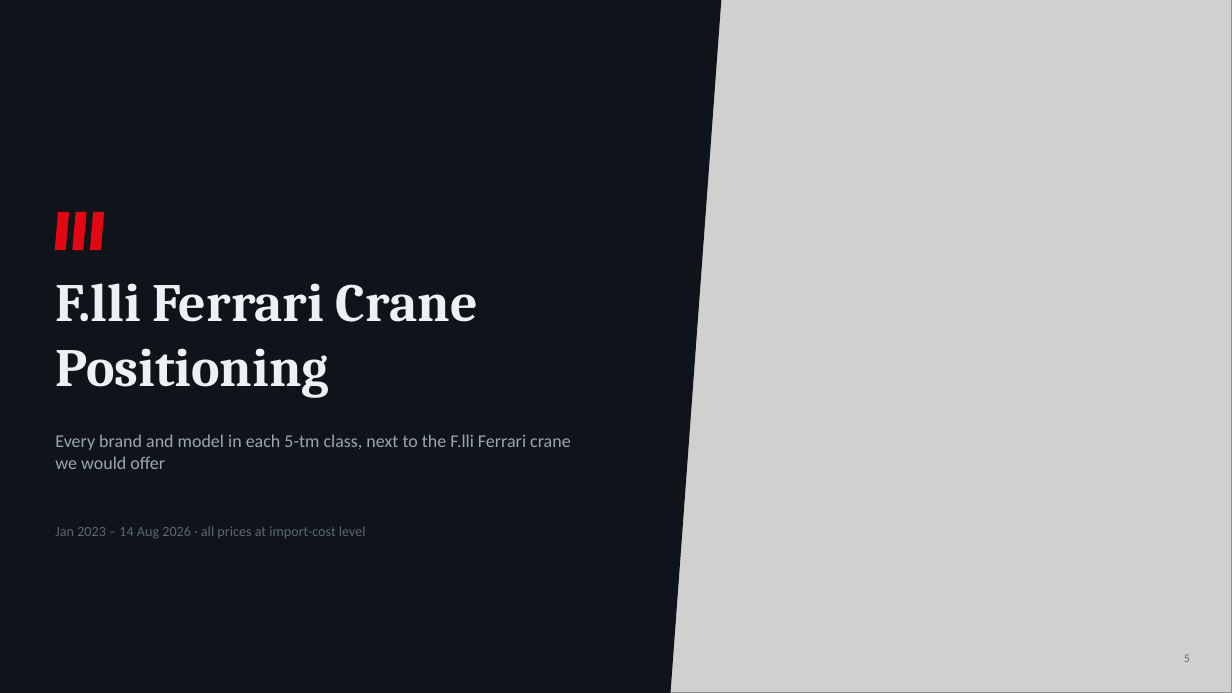
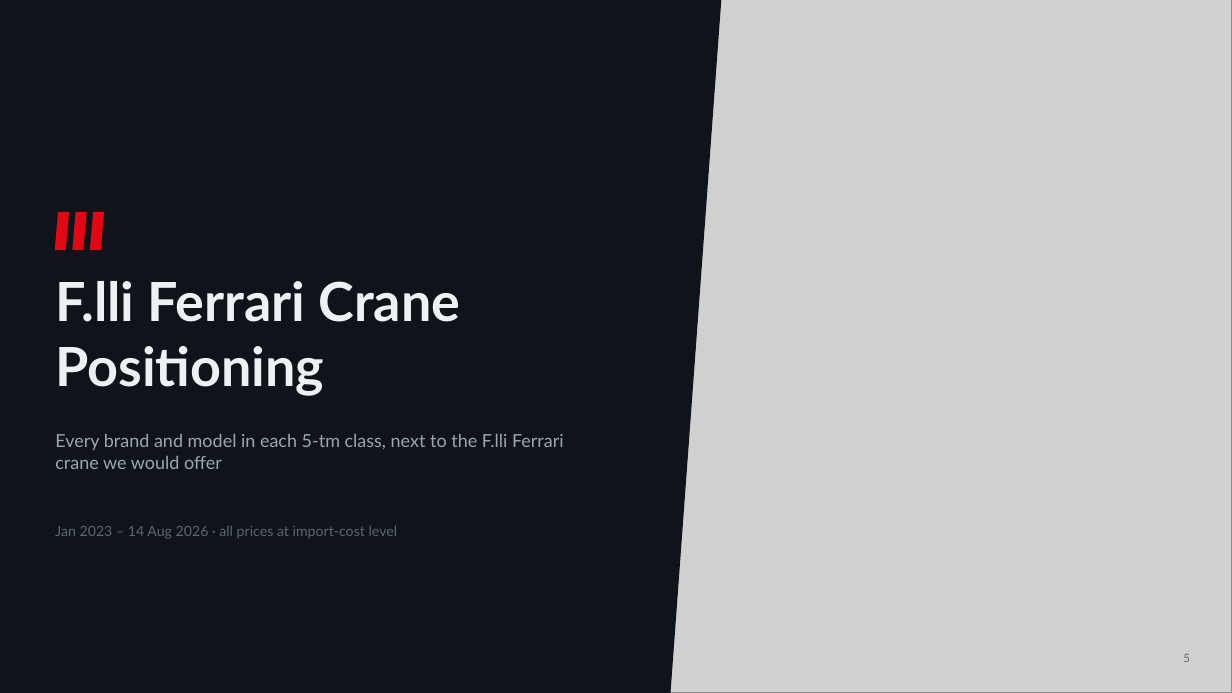
Before and after one commit to Godson7777/Ferarri_Crane_Tiberias, a slide deck: slide 6 of slides/Flli_Ferrari_Market_Strategy_v5.pptx. Drawn at 1232x693 pixels with LibreOffice and Linux fonts; fonts in the diff are those of the drawing; grey boxes stand for pictures. Boxes give left, top, right and bottom in pixels: in the first picture for what was removed or moved away, otherwise in the second. Text is boxed around its words. In the diff, an @@ line names an element or a change of style, - is before the commit and + after.

```diff
--- a/slides/Flli_Ferrari_Market_Strategy_v5.pptx
+++ b/slides/Flli_Ferrari_Market_Strategy_v5.pptx
@@ text "F.lli Ferrari Crane Positioning" at box(55, 281, 461, 396): font Cambria to Lato @@
@@ font Calibri to Lato in 3 elements at box(55, 434, 564, 469), box(55, 526, 398, 539), box(1183, 654, 1190, 662) @@
```
Also in this commit, not shown: 11 other slides changed, 1 slide removed, 6 other files.
